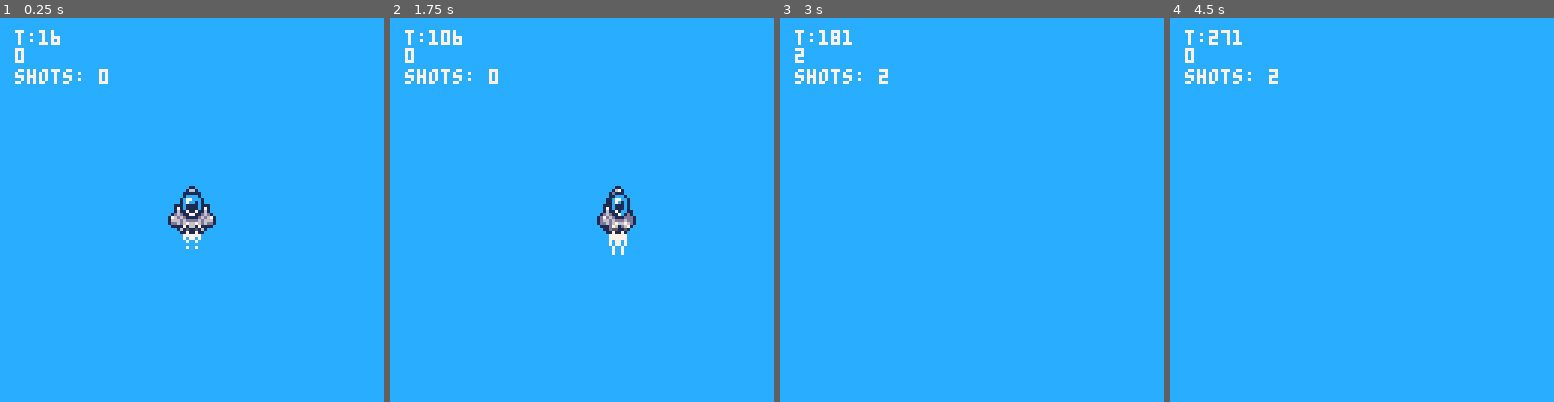
Above: before the commit, frames 1-4 (left to right).
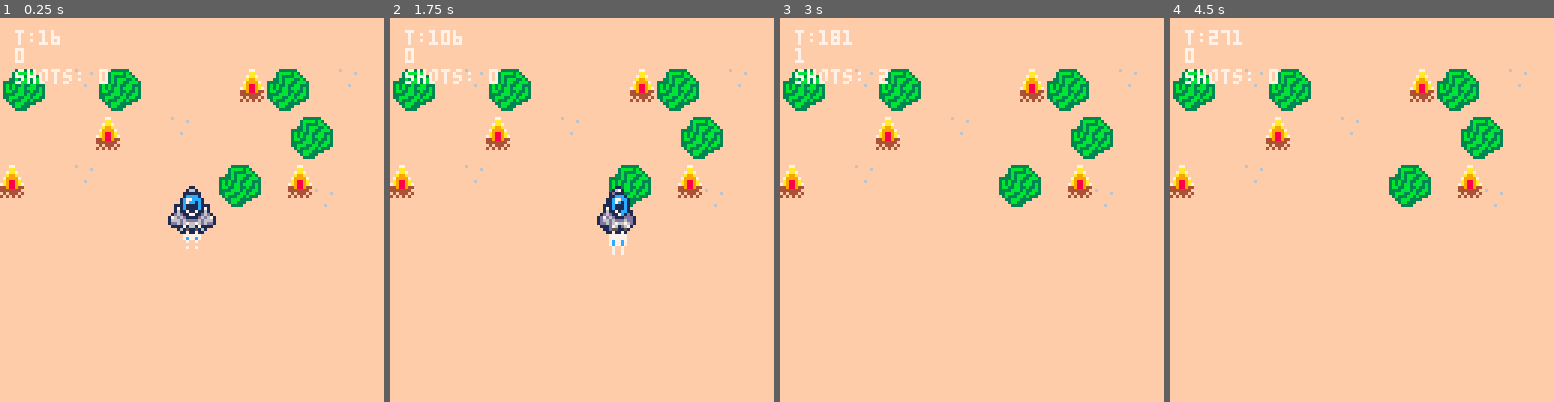
Above: after the commit, the same moments.

Repository: J0shW/PICO8-Shmup
Game: PICO-8 cartridge movement.p8
Same seed, same stepped clock (60 frames per second), same inputs: the game is played once before the commit and once after it.
Inputs:
- Up to frame 1 (0.25 s): no input
- Up to frame 2 (1.75 s): tap X (X key) at 0.33, 1.07 s; tap O (Z key) at 0.7, 1.7 s; hold Right from 1.6 s (still down)
- Up to frame 3 (3 s): tap X (X key) at 1.85, 2.97 s; release Right at 2.1 s; tap O (Z key) at 2.1, 2.5, 2.9 s; hold Up 2.15-2.42 s; hold Right from 2.47 s (still down)
- Up to frame 4 (4.5 s): release Right at 3.03 s; hold Left 3.08-3.58 s; tap O (Z key) at 3.3, 3.7, 4.1 s; hold Down 3.63-3.97 s; hold Right from 4.02 s (still down); tap X (X key) at 4.08 s

The runs differ from the first frame. In frame 1, 98% of the frame differs, in the area x 0-100%, y 0-100%; in frame 2, 98%; in frame 3, 99%; in frame 4, 99%.

Commit message:
Adding water

Diff:
--- a/entities/player.lua
+++ b/entities/player.lua
@@ -15,7 +15,7 @@
 
 function updatePlayer()
  if btnp(🅾️) then
-  wep=wep>1 and 1 or 2
+  wep=wep==3 and 1 or wep+1
  end
  local dir=butarr[btn()&0b1111]
 
--- a/entities/shot.lua
+++ b/entities/shot.lua
@@ -15,6 +15,8 @@
    shot_raiden()
   elseif wep==2 then
    shot_ddp()
+		elseif wep==3 then
+   shot_water()
   end
  end
 
@@ -22,7 +24,7 @@
 	for s in all(shots) do
   s.x+=s.sx
   s.y+=s.sy
-		s.si+=0.5
+		s.si+=s.sstep
 		if	flr(s.si)>#s.sani then
 			s.si=1
 		end
@@ -49,6 +51,7 @@
 -- 	sy=shotspd, -- vertical speed
 -- 	sani={11}, -- the sprite animation frames can be 1 or more
 -- 	si=1, -- sprite animation index
+-- 	sstep=0.5, -- sprite animation speed
 -- 	sh=1 -- sprite height
 -- })
 function shot_raiden()
@@ -62,6 +65,7 @@
 				sy=shotspd,
 				sani={11},
 				si=1,
+				sstep=0.5,
 				sh=1
 		})
 		add(shots,{
@@ -71,6 +75,7 @@
 				sy=shotspd,
 				sani={11},
 				si=1,
+				sstep=0.5,
 				sh=1
 		})
 
@@ -109,6 +114,7 @@
 				sy=shotspd,
 				sani={32,33,34},
 				si=(t\2)%3+1,
+				sstep=0.5,
 				sh=2
 		})
 		add(shots,{
@@ -118,6 +124,7 @@
 				sy=shotspd,
 				sani={32,33,34},
 				si=(t\2)%3+1,
+				sstep=0.5,
 				sh=2
 		})
 
@@ -137,3 +144,45 @@
 		sfx(0)
 	end
 end
+
+function shot_water()
+	if shotwait <=0 and #shots<100 then
+		local shotspd=-4
+		shotwait=2
+		add(shots,{
+				x=px,
+				y=py,
+				sx=0,
+				sy=shotspd,
+				sani={27,28,29},
+				si=(t\2)%3+1,
+				sstep=0.5,
+				sh=1
+		})
+		add(shots,{
+				x=px+8,
+				y=py,
+				sx=0,
+				sy=shotspd,
+				sani={27,28,29},
+				si=(t\2)%3+1,
+				sstep=0.5,
+				sh=1
+		})
+
+		add(muzz,{
+			x=-4,
+			y=-8,
+   sani={35, 37,	39, 41},
+			si=1,
+	 })
+
+		add(muzz,{
+			x=4,
+			y=-8,
+			sani={35, 37,	39, 41},
+			si=1,
+		})
+		sfx(1)
+	end
+end
--- a/main.lua
+++ b/main.lua
@@ -36,7 +36,8 @@
 end
 
 function _draw()
- cls(12)
+ cls(15)
+ map(0,0,0,0,16,16)
  drawPlayer()
 
  -- this crazy value '&0b1111'
--- a/movement.p8
+++ b/movement.p8
@@ -170,3 +170,29 @@
 
 
 
+…(13 lines of a section not shown)…
+__map__
+4444444444444444444444444444444400000000000000000000000000000000000000000000000000000000000000000000000000000000000000000000000000000000000000000000000000000000000000000000000000000000000000000000000000000000000000000000000000000000000000000000000000000000
+4444444444444444444444444444444400000000000000000000000000000000000000000000000000000000000000000000000000000000000000000000000000000000000000000000000000000000000000000000000000000000000000000000000000000000000000000000000000000000000000000000000000000000
+4041444240414444444443404144424400000000000000000000000000000000000000000000000000000000000000000000000000000000000000000000000000000000000000000000000000000000000000000000000000000000000000000000000000000000000000000000000000000000000000000000000000000000
+5051444450514444444453505144444400000000000000000000000000000000000000000000000000000000000000000000000000000000000000000000000000000000000000000000000000000000000000000000000000000000000000000000000000000000000000000000000000000000000000000000000000000000
+4444444443444442444444444041444400000000000000000000000000000000000000000000000000000000000000000000000000000000000000000000000000000000000000000000000000000000000000000000000000000000000000000000000000000000000000000000000000000000000000000000000000000000
+4444444453444444444444445051444400000000000000000000000000000000000000000000000000000000000000000000000000000000000000000000000000000000000000000000000000000000000000000000000000000000000000000000000000000000000000000000000000000000000000000000000000000000
+4344444244444444444041444344444400000000000000000000000000000000000000000000000000000000000000000000000000000000000000000000000000000000000000000000000000000000000000000000000000000000000000000000000000000000000000000000000000000000000000000000000000000000
+5344444444444444445051445342444400000000000000000000000000000000000000000000000000000000000000000000000000000000000000000000000000000000000000000000000000000000000000000000000000000000000000000000000000000000000000000000000000000000000000000000000000000000
+4444444444444444444444444444444400000000000000000000000000000000000000000000000000000000000000000000000000000000000000000000000000000000000000000000000000000000000000000000000000000000000000000000000000000000000000000000000000000000000000000000000000000000
+
+
+
Not shown, changed: 36 lines of the sprite sheet (__gfx__) section of movement.p8
Not shown, changed: the sound effects (__sfx__) section of movement.p8
Not shown, changed: test.p8.png
Not shown, added: test2.p8.png
